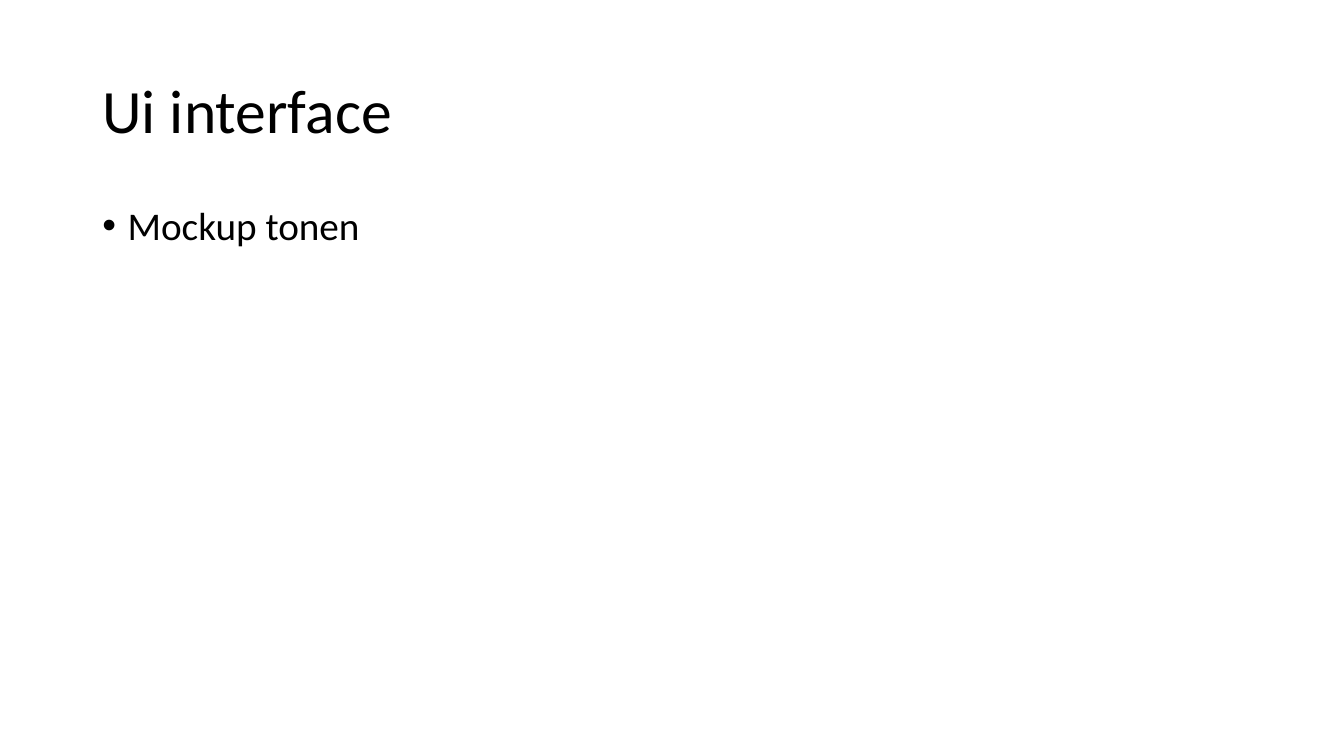
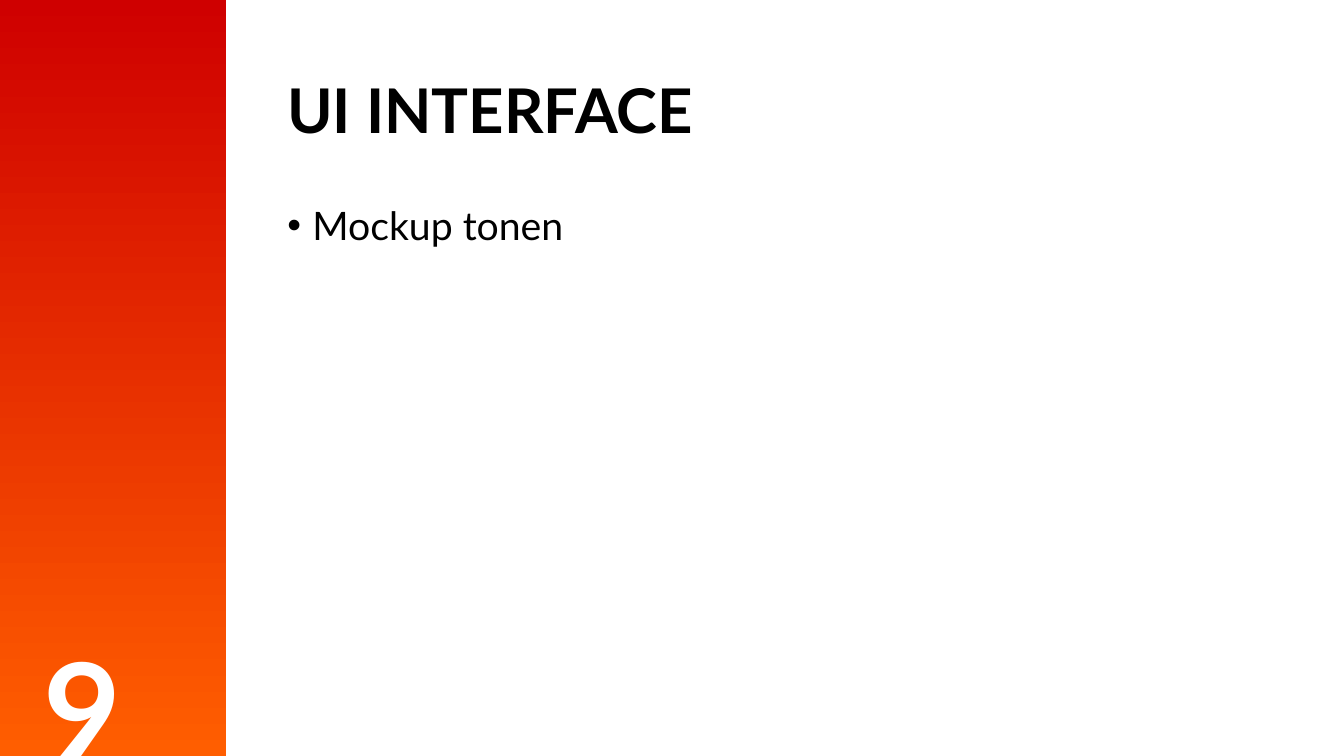
Before and after one commit to christianmesinas/famplan, a slide deck: slide 9 of presentatie/FamPlan pitch.odp. Drawn at 1344x756 pixels with LibreOffice and Linux fonts; fonts in the diff are those of the drawing. Boxes give left, top, right and bottom in pixels: in the first picture for what was removed or moved away, otherwise in the second. Text is boxed around its words. In the diff, an @@ line names an element or a change of style, - is before the commit and + after.

```diff
--- a/presentatie/FamPlan pitch.odp
+++ b/presentatie/FamPlan pitch.odp
@@ freeform shape added at (x1=0, y1=0, x2=226, y2=756), fill gradient #FF5E00 to #CF0000 @@
@@ title at (x1=287, y1=88, x2=692, y2=134): text changed; font Calibri to Lato; bold on @@
-Ui interface
+UI INTERFACE
@@ text "Mockup tonen" moved from (x1=128, y1=212, x2=360, y2=247) to (x1=312, y1=211, x2=563, y2=247) @@
@@ text "Mockup tonen" at (x1=312, y1=211, x2=563, y2=247): font Calibri to Lato @@
@@ text added at (x1=33, y1=615, x2=175, y2=756), 96 pt, text #FFFFFF, bold @@
+9
```
Also in this commit, not shown: 9 other slides changed.
